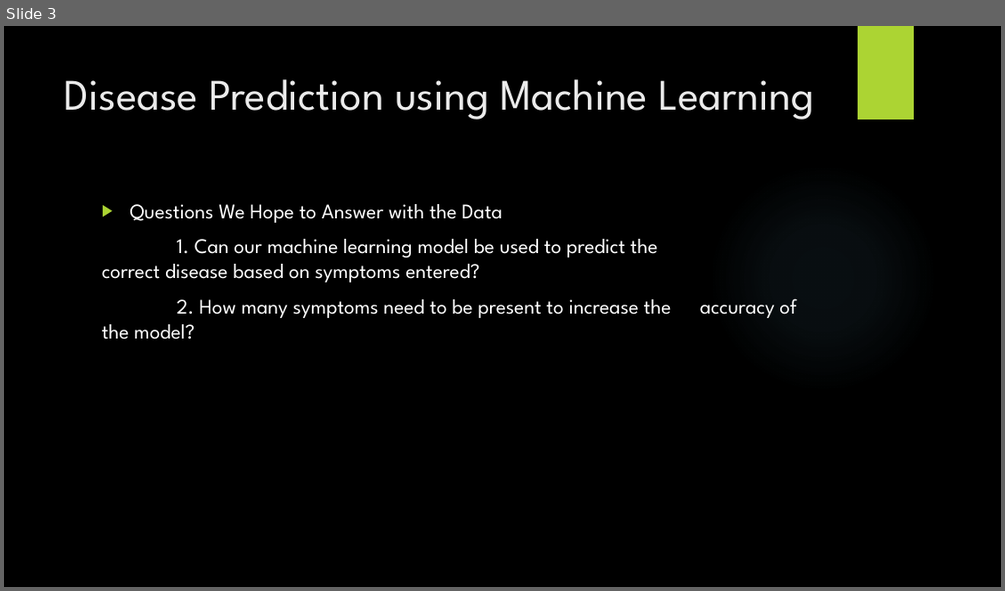
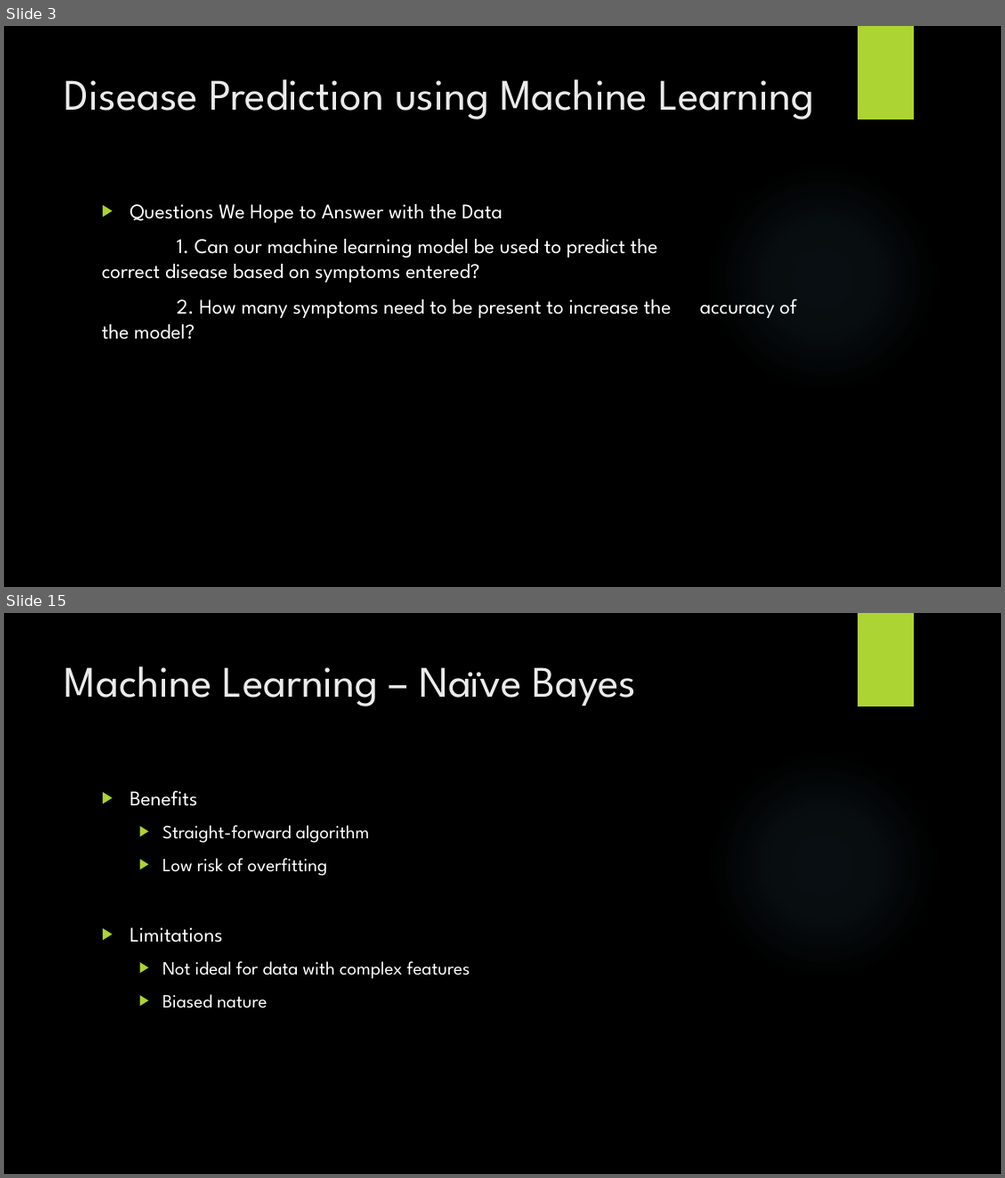
Before and after one commit to johnsetzer3/Disease_Prediction, a slide deck: Team_Code Blue Final Project.pptx. Shown one above the other, each under a label of ours: slide 3 before the commit, slides 3 and 15 after it; the slides between them are not shown. The pictures are 1005x591 and 1005x1178 pixels, drawn with LibreOffice and Linux fonts; fonts in the diff are those of the drawing; background and template pictures are left out. Boxes give left, top, right and bottom in pixels: in the first picture for what was removed or moved away, otherwise in the second. Text is boxed around its words. In the diff, an @@ line names an element or a change of style, - is before the commit and + after.

```diff
--- a/Team_Code Blue Final Project.pptx
+++ b/Team_Code Blue Final Project.pptx
@@ slide 15 added at <box>4,613,1001,1174</box>, background picture (left out); not listed: 2 template elements that a slide beside it also shows @@
@@ title added at <box>65,666,636,706</box>, 42 pt, text #EBEBEB @@
+Machine Learning – Naïve Bayes
@@ text added at <box>129,790,470,1008</box>, 18 pt, text #FFFFFF @@
+▶ Benefits
+  ▶ Straight-forward algorithm
+  ▶ Low risk of overfitting
+▶ Limitations
+  ▶ Not ideal for data with complex features
+  ▶ Biased nature
```
Also in this commit, not shown: 3 slides changed, 15 other slides added, 1 other file.
